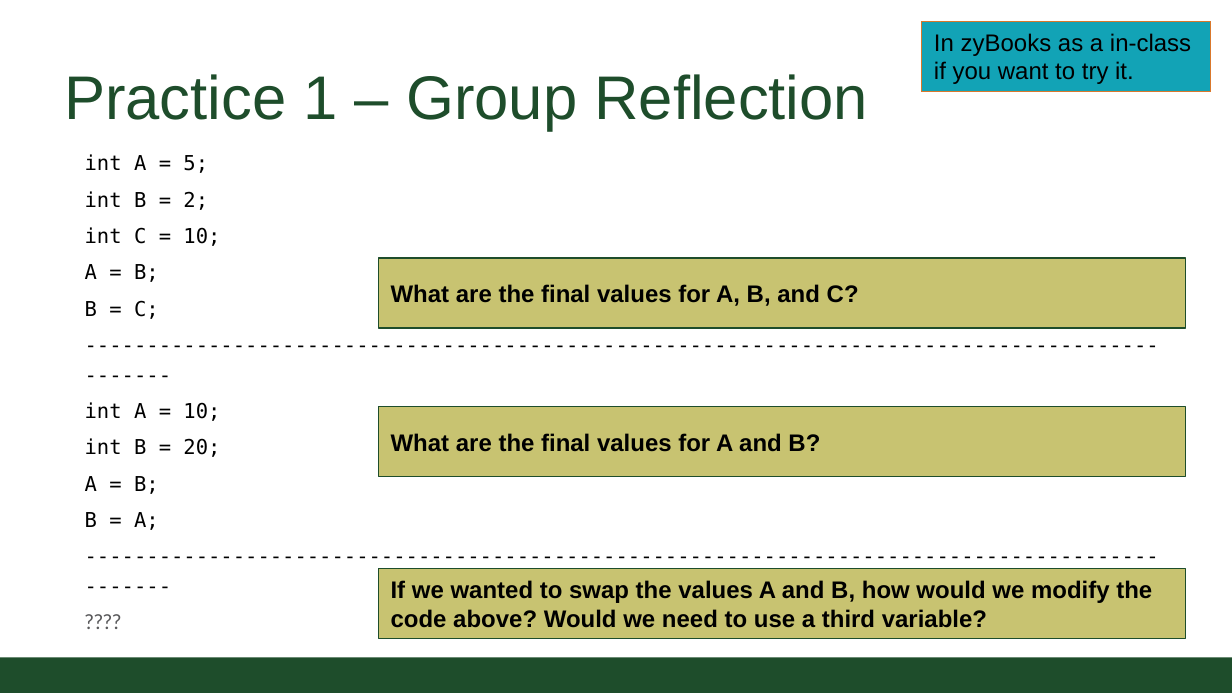
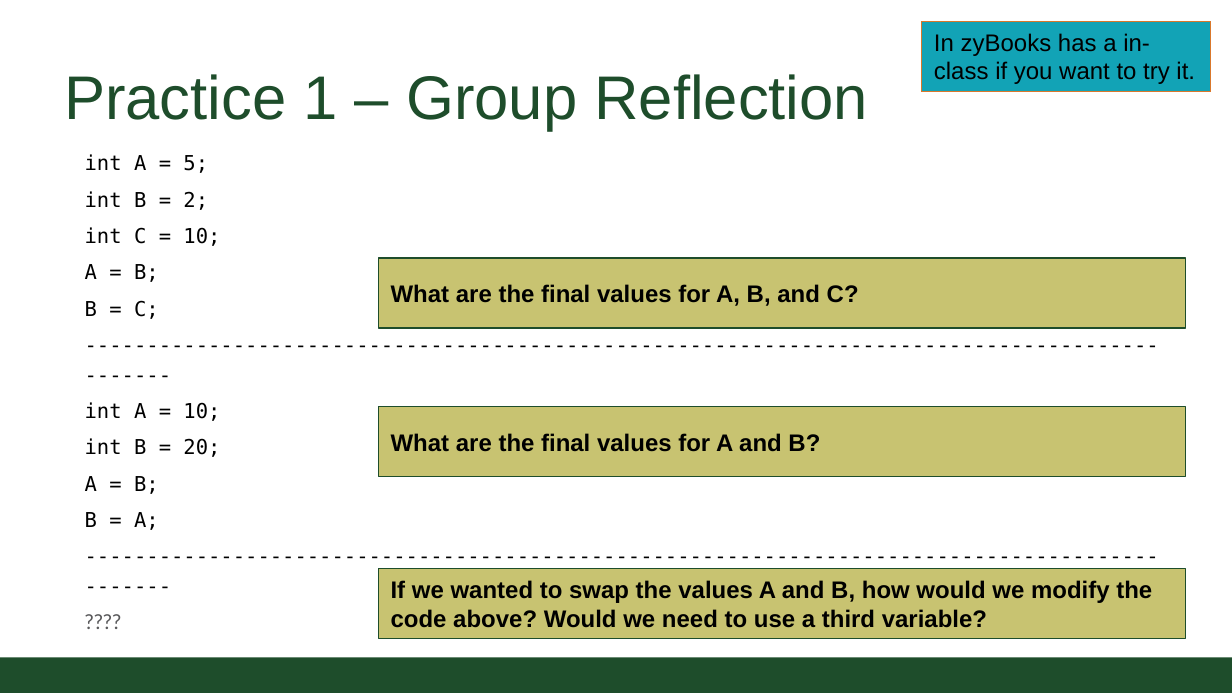
Before and after one commit to CSU-CompSci-CS163-4/Handouts, a slide deck: slide 8 of slides/On-Campus/02_01_Variables.pptx. Drawn at 1232x693 pixels with LibreOffice and Linux fonts; fonts in the diff are those of the drawing; background and template pictures are left out. Boxes give left, top, right and bottom in pixels: in the first picture for what was removed or moved away, otherwise in the second. Text is boxed around its words. In the diff, an @@ line names an element or a change of style, - is before the commit and + after.

Commit message:
class updates

```diff
--- a/slides/On-Campus/02_01_Variables.pptx
+++ b/slides/On-Campus/02_01_Variables.pptx
@@ text in rectangle at bbox=[934, 33, 1195, 84]: text changed @@
-In zyBooks as a in-class if you want to try it.
+In zyBooks has a in-class if you want to try it.
```
Also in this commit, not shown: 2 other slides changed, 1 other file.
